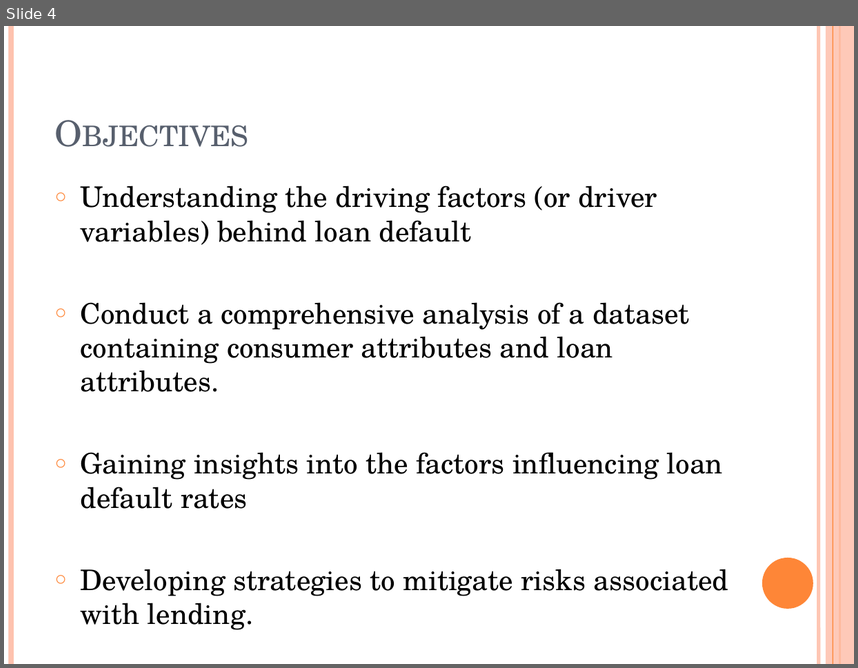
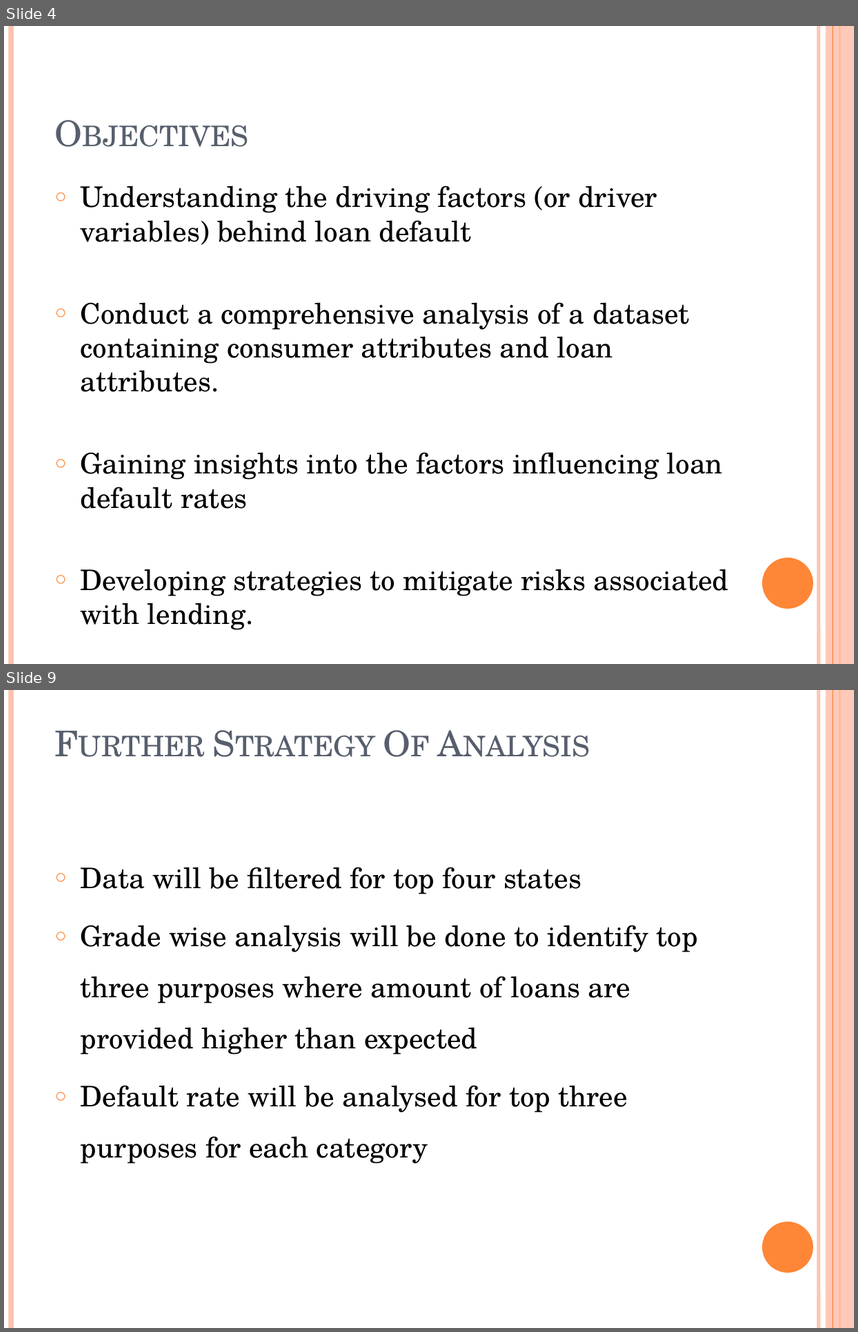
Before and after one commit to AmeyaParab82/LendingClubCaseStudy, a slide deck: LendingClubCaseStudy_AmeyaParab.pptx. Shown one above the other, each under a label of ours: slide 4 before the commit, slides 4 and 9 after it; the slides between them are not shown. The pictures are 858x668 and 858x1332 pixels, drawn with LibreOffice and Linux fonts; fonts in the diff are those of the drawing. Boxes give left, top, right and bottom in pixels: in the first picture for what was removed or moved away, otherwise in the second. Text is boxed around its words. In the diff, an @@ line names an element or a change of style, - is before the commit and + after.

```diff
--- a/LendingClubCaseStudy_AmeyaParab.pptx
+++ b/LendingClubCaseStudy_AmeyaParab.pptx
@@ slide 9 added at (x1=4, y1=690, x2=854, y2=1328), background #FFFFFF; not listed: 6 template elements that a slide beside it also shows @@
@@ title added at (x1=47, y1=716, x2=741, y2=768), 30 pt, text #575F6D, small capitals @@
+Further Strategy Of Analysis
@@ text added at (x1=81, y1=867, x2=698, y2=1163), 24 pt, text #000000 @@
+○ Data will be filtered for top four states
+○ Grade wise analysis will be done to identify top three purposes where amount of loans are provided higher than expected
+○ Default rate will be analysed for top three purposes for each category
```
Also in this commit, not shown: 12 other slides added, 1 other file.
